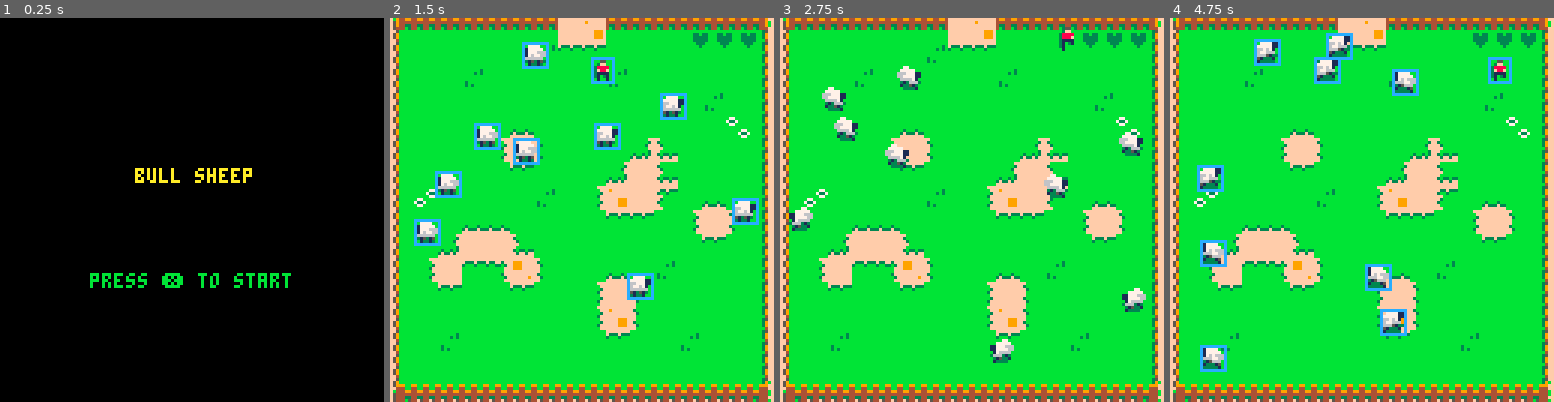
Above: before the commit, frames 1-4 (left to right).
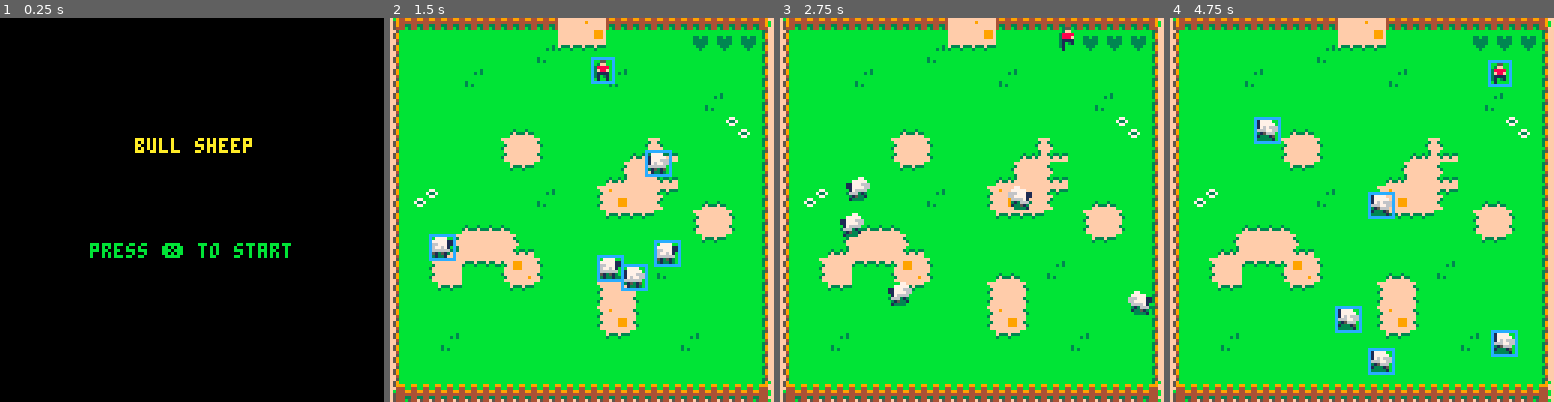
Above: after the commit, the same moments.

Repository: derpycoder/bull-sheep
Game: PICO-8 cartridge bull_sheep.p8
Two runs of this game, one before a commit and one after it. Both use one fixed random seed, a clock stepped at 60 frames per second and the inputs below.
Inputs:
- Up to frame 1 (0.25 s): no input
- Up to frame 2 (1.5 s): tap X (X key) at 0.33, 1.07 s; tap O (Z key) at 0.7 s
- Up to frame 3 (2.75 s): hold Right 1.6-2.1 s; tap O (Z key) at 1.7, 2.1, 2.5 s; tap X (X key) at 1.85 s; hold Up 2.15-2.42 s; hold Right from 2.47 s (still down)
- Up to frame 4 (4.75 s): tap O (Z key) every 0.4 s from 2.9 to 4.5 s; tap X (X key) at 2.97, 4.08 s; release Right at 3.03 s; hold Left 3.08-3.58 s; hold Down 3.63-3.97 s; hold Right 4.02-4.68 s; hold Up from 4.73 s (still down)

The runs differ from the first frame. In frame 1, 2.7% of the frame differs, in the area x 23-76%, y 31-71%; in frame 2, 6.0%; in frame 3, 3.9%; in frame 4, 6.9%, in the area x 7-96%, y 3-93%.

Commit message:
Added Game Over & Restart

Diff:
--- a/bull_sheep.p8
+++ b/bull_sheep.p8
@@ -18,12 +18,8 @@
  make_shepherd(64, 10)
 
  make_sheep(60, 40)
- make_sheep(30, 20)
  make_sheep(80, 60)
- make_sheep(70, 20)
  make_sheep(30, 90)
- make_sheep(90, 40)
- make_sheep(50, 30)
  make_sheep(20, 50)
  make_sheep(100, 90)
 
@@ -39,21 +35,23 @@
  gameover = init_gameover
 }
 
+function set_game_state(state)
+ game_state = state
+ initializers[game_state]()
+end
+
 function _init()
  cls()
  last_updated = 0
  sample_rate = 0.05
  debug = false
 
- game_state = "gameload"
-
- initializers[game_state]()
+ set_game_state("gameload")
 end
 
 function update_gameload()
  if btnp(❎) then
-  game_state = "gameplay"
-  initializers[game_state]()
+  set_game_state("gameplay")
  end
 end
 
@@ -66,6 +64,9 @@
 end
 
 function update_gameover()
+ if btnp(❎) then
+  set_game_state("gameplay")
+ end
 end
 
 local updators = {
@@ -113,17 +114,19 @@
 end
 
 function draw_gameload()
- print("bull sheep", 45, 50, 10)
- print("press ❎ to start", 30, 85, 11)
+ cls()
+ print("bull sheep", 45, 40, 10)
+ print("press ❎ to start", 30, 75, 11)
 end
 
 function draw_gameplay()
+ cls()
  map(0,0)
 
  local life
 
- for life = 1,lives do
-  print("♥", 92 + 8 * life, 5, 3)
+ for life = 1, lives do
+  print("♥", 92 + 8 * life, 6, 3)
  end
 
  local game_obj
@@ -138,6 +141,9 @@
 end
 
 function draw_gameover()
+ rectfill(0, 50, 128, 75, 0)
+ print("game over", 45, 55, 10)
+ print("press ❎ to restart", 25, 65, 11)
 end
 
 local drawer = {
@@ -147,8 +153,6 @@
 }
 
 function _draw()
- cls()
-
  drawer[game_state]()
 end
 
@@ -205,6 +209,10 @@
     if target.name == "sheep" and self != target then
      if self:collides(target) then
       target:agitate()
+     end
+    elseif target.name == "shepheard" then
+     if self:collides(target) then
+      self:agitate()
      end
     end
    end
@@ -294,7 +302,15 @@
 
    for target in all(game_objs) do
     if target.name == "sheep" then
-     self:collides(target)
+     if self:collides(target) then
+      lives -= 1
+
+      if lives < 0 then
+       set_game_state("gameover")
+      end
+
+      target:agitate()
+     end
     end
    end
   end
